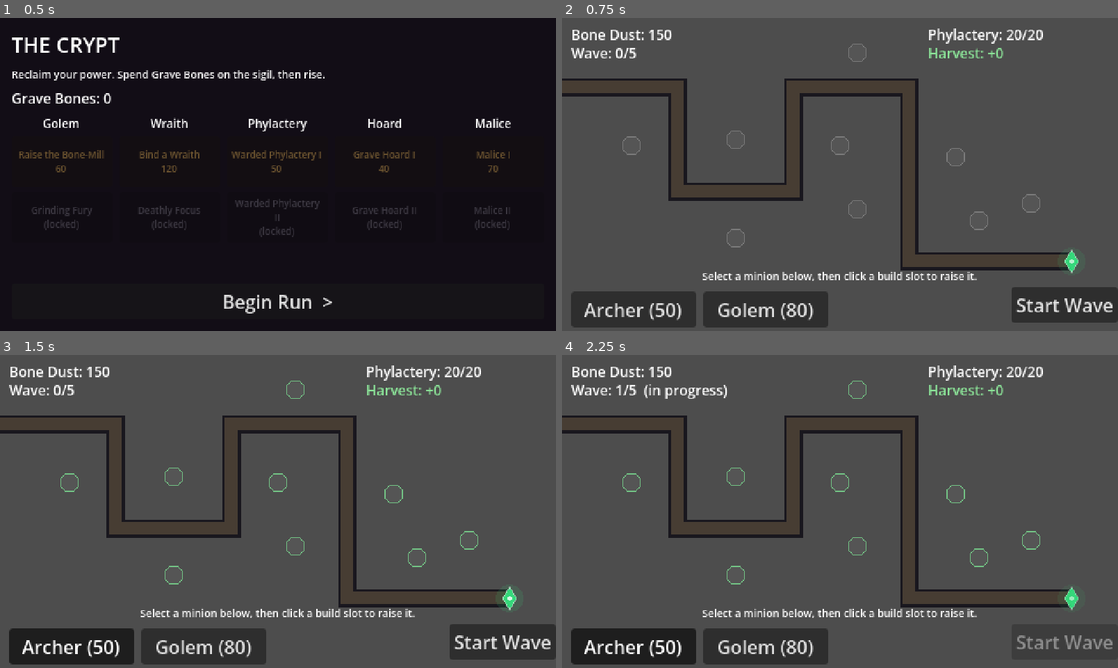
Above: before the commit, frames 1-4 (two rows, left to right).
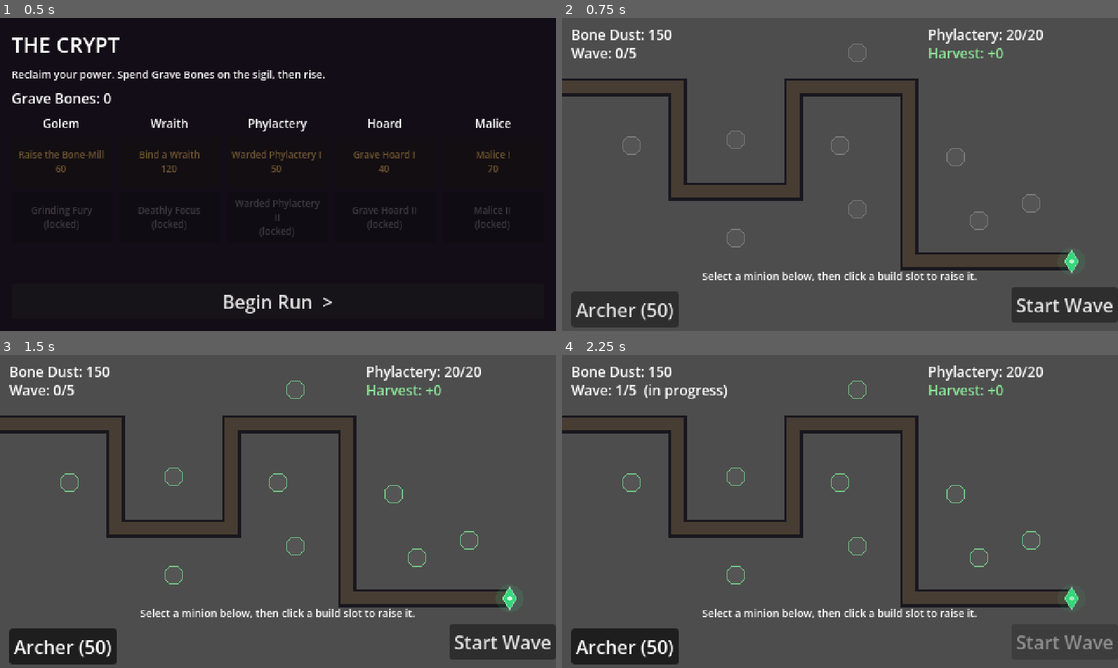
Above: after the commit, the same moments.

Repository: aschollwoeck/debonethemall
Game: Godot game, scene res://scenes/hub/hub.tscn
Two runs of this game, one before a commit and one after it. Both use one fixed random seed, a clock stepped at 60 frames per second and the inputs below.
Inputs:
- Up to frame 1 (0.5 s): no input
- Up to frame 2 (0.75 s): click "Begin Run >" at 0.5 s
- Up to frame 3 (1.5 s): click "Archer (50)" at 1.25 s
- Up to frame 4 (2.25 s): click "Start Wave" at 2 s

Frame 1 is identical in both runs. In frame 2, 3.4% of the frame differs, in the area x 2-48%, y 87-99%; in frame 3, 3.4%; in frame 4, 3.4%.

Commit message:
feat(content): Bound Wraith, Wraith enemy, and unlock gating (M1-F5)
New minion Bound Wraith (Necrotic) and enemy Wraith (Ethereal). Matrix tweak:
Pierce vs Ethereal 1.0->0.5, so all physical is x0.5 vs ethereal and only
Necrotic/Holy (x1.5) bites — the Wraith demands the right tool. Wraiths appear
in later waves.

Minion-unlock gating enforced: a run offers only minions the tree has unlocked
(start: Bone Archer only), via a MINION_REGISTRY (id->script) + cost-probe and a
dynamic HUD (set_minions). Removed hardcoded archer/golem buttons and HUD.ARCHER/
GOLEM consts.

Tests for the Ethereal counter rule and new minion/enemy stats (incl. damage
through the matrix on a live Wraith). 54 green.

Applies review nits: cost read once before queue_free, dropped dead HUD _selected
field, added CombatTypes.NECROTIC alias, and doc wording fixes (architecture
gating phrasing, CHANGELOG 'Pierce only', mechanics 'physical' -> 'but Necrotic').

Co-Authored-By: Claude Opus 4.8 (1M context) <noreply@anthropic.com>
Claude-Session: https://claude.ai/code/session_01P8fbTuTW77i57Wh6oPPauN

Diff:
--- a/scripts/combat/combat_types.gd
+++ b/scripts/combat/combat_types.gd
@@ -9,8 +9,11 @@
 	PIERCE,   ## Bone Archer — great vs. soft, rattles through bone
 	BLUNT,    ## Bone-Mill Golem — shatters bone, mediocre vs. soft
 	FIRE,     ## censer / mage burn (post-M0)
-	HOLY,     ## necrotic/relic (post-M0)
+	HOLY,     ## necrotic / relic — the anti-ethereal slot
 }
+
+## Alias: the necromancer's own damage is "Necrotic", which shares the HOLY matrix slot.
+const NECROTIC := Damage.HOLY
 
 enum Armor {
 	UNARMORED,   ## soft flesh — skeletal dog
@@ -26,7 +29,7 @@
 		Armor.UNARMORED: 1.5,
 		Armor.BONE: 0.5,
 		Armor.HEAVY: 0.5,
-		Armor.ETHEREAL: 1.0,
+		Armor.ETHEREAL: 0.5,   # physical rattles through a wraith — only Necrotic/Holy bites
 	},
 	Damage.BLUNT: {
 		Armor.UNARMORED: 1.0,
--- a/scripts/core/wave_manager.gd
+++ b/scripts/core/wave_manager.gd
@@ -12,18 +12,22 @@
 
 const GRUNT := preload("res://scripts/enemies/skeleton_grunt.gd")
 const DOG := preload("res://scripts/enemies/skeletal_dog.gd")
+const WRAITH := preload("res://scripts/enemies/wraith.gd")
 
 ## Each wave is a list of groups: {script, count, interval, delay}.
-## Mixed grunts (want Blunt) and dogs (want Pierce) so neither minion alone suffices.
+## Grunts want Blunt, dogs want Pierce, wraiths want Necrotic — no single minion answers all.
+## (Final difficulty tuning is the M1-F6 balance pass.)
 var _waves := [
 	[ {"script": GRUNT, "count": 5, "interval": 0.9, "delay": 0.0} ],
 	[ {"script": DOG, "count": 5, "interval": 0.6, "delay": 0.0} ],
 	[ {"script": GRUNT, "count": 6, "interval": 0.8, "delay": 0.0},
 	  {"script": DOG, "count": 3, "interval": 0.7, "delay": 3.0} ],
 	[ {"script": DOG, "count": 7, "interval": 0.45, "delay": 0.0},
-	  {"script": GRUNT, "count": 5, "interval": 0.9, "delay": 1.5} ],
+	  {"script": GRUNT, "count": 5, "interval": 0.9, "delay": 1.5},
+	  {"script": WRAITH, "count": 2, "interval": 1.5, "delay": 5.0} ],
 	[ {"script": GRUNT, "count": 10, "interval": 0.6, "delay": 0.0},
-	  {"script": DOG, "count": 8, "interval": 0.4, "delay": 2.0} ],
+	  {"script": DOG, "count": 8, "interval": 0.4, "delay": 2.0},
+	  {"script": WRAITH, "count": 4, "interval": 1.2, "delay": 4.0} ],
 ]
 
 var _path: PackedVector2Array
--- /dev/null
+++ b/scripts/enemies/wraith.gd
@@ -0,0 +1,50 @@
+extends Enemy
+## Wraith — ETHEREAL. Physical attacks (Pierce/Blunt) and Fire rattle through it (×0.5);
+## only Necrotic/Holy bites (×1.5). Forces the player to unlock the Bound Wraith — the
+## "the tree gave me the tool I needed" moment. Debones by fading: whole → tattered → wisp.
+
+const GHOST := Color("9be7a0")
+
+
+func _ready() -> void:
+	max_hp = 28.0
+	armor_type = CombatTypes.Armor.ETHEREAL
+	move_speed = 42.0
+	reward = 10
+	bones_harvest = 3            # worth more — it demands the right tool
+	leak_damage = 1
+	stage_thresholds = [0.66, 0.33]
+	stage_speed_mult = [1.0, 1.0, 1.0]
+	super._ready()
+
+
+func _draw() -> void:
+	# fades as it debones; hit-flash brightens
+	var alpha: float = [0.7, 0.5, 0.32][stage] if stage < 3 else 0.32
+	var col := GHOST.lerp(Color.WHITE, _hit_flash * 0.7)
+	col.a = alpha
+	match stage:
+		0:
+			_draw_shroud(col, 9.0, 6)
+		1:
+			_draw_shroud(col, 7.0, 4)
+		_:
+			# wisp: a small trailing smear
+			draw_circle(Vector2(0, -2), 2.5, col)
+			draw_line(Vector2(-3, 2), Vector2(2, 4), col, 1.0)
+	# glowing eyes (dim as it fades)
+	if stage < 2:
+		var eye := Color(GHOST.r, GHOST.g, GHOST.b, min(1.0, alpha + 0.3))
+		draw_circle(Vector2(-2, -3), 0.9, eye)
+		draw_circle(Vector2(2, -3), 0.9, eye)
+
+
+func _draw_shroud(col: Color, height: float, tails: int) -> void:
+	var pts := PackedVector2Array([Vector2(-5, 2), Vector2(-5, -height * 0.4), Vector2(0, -height),
+		Vector2(5, -height * 0.4), Vector2(5, 2)])
+	# tattered lower edge
+	for i in range(tails + 1):
+		var x := lerpf(5.0, -5.0, float(i) / tails)
+		var y := 2.0 + (3.0 if i % 2 == 0 else 0.0)
+		pts.append(Vector2(x, y))
+	draw_colored_polygon(pts, col)
--- a/scripts/main/main.gd
+++ b/scripts/main/main.gd
@@ -3,10 +3,15 @@
 ## and wave manager, handles minion placement/upgrades via clicks, and resolves win/lose.
 ## Entered from the Hub via "Begin Run"; returns there via "Return to Crypt".
 
-const ARCHER := preload("res://scripts/minions/bone_archer.gd")
-const GOLEM := preload("res://scripts/minions/bone_mill_golem.gd")
-
 const HUB_SCENE := "res://scenes/hub/hub.tscn"
+
+## Minion id → scene script + short display name. Which are *available* in a run is decided by
+## the meta skill tree (RunModifiers.unlocked_minions); cost is read from the instance (_ready).
+const MINION_REGISTRY := {
+	"archer": {"script": preload("res://scripts/minions/bone_archer.gd"), "name": "Archer"},
+	"golem": {"script": preload("res://scripts/minions/bone_mill_golem.gd"), "name": "Golem"},
+	"wraith": {"script": preload("res://scripts/minions/bound_wraith.gd"), "name": "Wraith"},
+}
 
 const SLOT_RADIUS := 8.0
 const SLOT_CLICK_RADIUS := 12.0
@@ -34,6 +39,7 @@
 ## Effects from the meta skill tree, applied at run start (GDD §7/§10).
 var _mods: RunModifiers
 var _damage_mult: float = 1.0
+var _minion_cost: Dictionary = {}   # id → cost, for available minions this run
 
 
 func _ready() -> void:
@@ -66,6 +72,8 @@
 	_hud.start_wave_pressed.connect(_on_start_wave)
 	_hud.return_to_hub_pressed.connect(_on_return_to_hub)
 
+	_populate_available_minions()
+
 	GameState.bone_dust_changed.connect(_on_dust_changed)
 	_on_dust_changed(GameState.bone_dust)
 	_on_life_changed(_phylactery.life, _phylactery.max_life)
@@ -74,6 +82,22 @@
 	queue_redraw()
 
 
+## Offers only the minions the meta tree has unlocked (GDD §7). Reads each minion's cost from
+## a probe instance (cost is set in _ready), keeping cost authoritative — no duplicated numbers.
+func _populate_available_minions() -> void:
+	var offered := []
+	for id in _mods.unlocked_minions:
+		if not MINION_REGISTRY.has(id):
+			continue
+		var probe: Minion = MINION_REGISTRY[id]["script"].new()
+		add_child(probe)          # _ready() sets the real cost
+		var cost := probe.cost
+		probe.queue_free()
+		_minion_cost[id] = cost
+		offered.append({"id": id, "name": MINION_REGISTRY[id]["name"], "cost": cost})
+	_hud.set_minions(offered)
+
+
 # ---------------------------------------------------------------- input / placement
 
 func _unhandled_input(event: InputEvent) -> void:
@@ -105,10 +129,10 @@
 
 
 func _try_place(idx: int) -> void:
-	if _selected_kind == "":
-		return
-	var script: Script = ARCHER if _selected_kind == HUD.ARCHER else GOLEM
-	var minion: Minion = script.new()
+	# Gating: only place a minion this run has actually unlocked (offered by the HUD).
+	if not _minion_cost.has(_selected_kind):
+		return
+	var minion: Minion = MINION_REGISTRY[_selected_kind]["script"].new()
 	# Subclasses set their stats (cost, damage, …) in _ready(), which fires synchronously on
 	# add_child — so cost/damage must be read and the buff applied AFTER mounting, not before.
 	add_child(minion)
@@ -214,7 +238,6 @@
 
 
 func _selected_affordable() -> bool:
-	if _selected_kind == "":
+	if not _minion_cost.has(_selected_kind):
 		return false
-	var cost := 50 if _selected_kind == HUD.ARCHER else 80
-	return GameState.can_afford(cost)
+	return GameState.can_afford(_minion_cost[_selected_kind])
--- /dev/null
+++ b/scripts/minions/bound_wraith.gd
@@ -0,0 +1,43 @@
+extends Minion
+## Bound Wraith — Necrotic, single-target, medium range/rate. The answer to ethereal foes:
+## physical minions rattle through wraiths, but necrotic bolts tear them apart.
+## Unlocked via the meta skill tree (not available on a fresh save).
+
+const BONE := Color("d8d2c4")
+const NECRO := Color("9be7a0")   # sickly necrotic green
+const DARK := Color("161022")
+
+
+func _ready() -> void:
+	display_name = "Bound Wraith"
+	damage = 11.0
+	damage_type = CombatTypes.NECROTIC   # necrotic == the HOLY matrix slot
+	attack_rate = 1.2
+	attack_range = 76.0
+	cost = 70
+	upgrade_cost = 75
+	projectile_color = NECRO
+
+
+func _attack(target: Enemy) -> void:
+	var bolt := Projectile.new()
+	bolt.setup(target, damage, damage_type, projectile_color)
+	bolt.global_position = global_position
+	get_parent().add_child(bolt)
+
+
+func _draw_body() -> void:
+	# pedestal
+	draw_rect(Rect2(-5, 4, 10, 3), DARK)
+	# spectral shroud (a rounded hood tapering to wisps)
+	var shroud := PackedVector2Array([
+		Vector2(-5, 4), Vector2(-5, -4), Vector2(0, -9), Vector2(5, -4), Vector2(5, 4),
+		Vector2(3, 2), Vector2(1, 5), Vector2(-1, 2), Vector2(-3, 5),
+	])
+	draw_colored_polygon(shroud, Color(NECRO.r, NECRO.g, NECRO.b, 0.35))
+	draw_polyline(shroud, NECRO, 1.0)
+	# glowing eyes
+	draw_circle(Vector2(-1.6, -4), 0.9, NECRO)
+	draw_circle(Vector2(1.6, -4), 0.9, NECRO)
+	# bound soul orb
+	draw_circle(Vector2(0, 0), 1.6, Color(1, 1, 1, 0.85))
--- a/scripts/ui/hud.gd
+++ b/scripts/ui/hud.gd
@@ -8,8 +8,6 @@
 signal start_wave_pressed
 signal return_to_hub_pressed
 
-const ARCHER := "archer"
-const GOLEM := "golem"
 const PANEL_BG := Color(0.10, 0.08, 0.12, 0.92)
 
 var _dust_label: Label
@@ -17,13 +15,11 @@
 var _wave_label: Label
 var _harvest_label: Label
 var _hint_label: Label
-var _archer_btn: Button
-var _golem_btn: Button
+var _minion_btns: Array[Button] = []
+var _minion_ids: Array[String] = []
 var _start_btn: Button
 var _end_panel: PanelContainer
 var _end_label: Label
-
-var _selected: String = ""
 
 
 func _ready() -> void:
@@ -39,14 +35,7 @@
 	_harvest_label = _make_label(Vector2(316, 22), "Harvest: +0")
 	_harvest_label.add_theme_color_override("font_color", Color(0.55, 0.9, 0.6))
 
-	# ---- minion select (bottom-left) ----
-	_archer_btn = _make_button(Vector2(8, 236), Vector2(108, 22), "Archer (50)")
-	_archer_btn.toggle_mode = true
-	_archer_btn.pressed.connect(func(): _select(ARCHER))
-
-	_golem_btn = _make_button(Vector2(122, 236), Vector2(108, 22), "Golem (80)")
-	_golem_btn.toggle_mode = true
-	_golem_btn.pressed.connect(func(): _select(GOLEM))
+	# ---- minion select (bottom-left) — populated by set_minions() per unlocks ----
 
 	# ---- start wave (bottom-right) ----
 	_start_btn = _make_button(Vector2(388, 232), Vector2(84, 26), "Start Wave")
@@ -116,15 +105,29 @@
 
 
 func _select(kind: String) -> void:
-	_selected = kind
-	_archer_btn.button_pressed = kind == ARCHER
-	_golem_btn.button_pressed = kind == GOLEM
-	_archer_btn.toggle_mode = true
-	_golem_btn.toggle_mode = true
+	for i in _minion_btns.size():
+		_minion_btns[i].button_pressed = _minion_ids[i] == kind
 	minion_selected.emit(kind)
 
 
 # ---- public update API (called by Main) ----
+
+## Builds the minion-select buttons from the run's available minions.
+## Each entry: {"id": String, "name": String, "cost": int}.
+func set_minions(minions: Array) -> void:
+	for b in _minion_btns:
+		b.queue_free()
+	_minion_btns.clear()
+	_minion_ids.clear()
+	var x := 8
+	for m in minions:
+		var id: String = m["id"]
+		var btn := _make_button(Vector2(x, 236), Vector2(92, 22), "%s (%d)" % [m["name"], m["cost"]])
+		btn.toggle_mode = true
+		btn.pressed.connect(_select.bind(id))
+		_minion_btns.append(btn)
+		_minion_ids.append(id)
+		x += 96
 
 func set_dust(amount: int) -> void:
 	_dust_label.text = "Bone Dust: %d" % amount
@@ -144,9 +147,8 @@
 
 
 func clear_selection() -> void:
-	_selected = ""
-	_archer_btn.button_pressed = false
-	_golem_btn.button_pressed = false
+	for b in _minion_btns:
+		b.button_pressed = false
 
 
 func show_end(won: bool, banked_bones: int) -> void:
--- a/tests/unit/test_combat_types.gd
+++ b/tests/unit/test_combat_types.gd
@@ -20,6 +20,14 @@
 	assert_eq(CombatTypes.multiplier(CombatTypes.Damage.HOLY, CombatTypes.Armor.ETHEREAL), 1.5)
 
 
+func test_ethereal_resists_all_physical_only_necrotic_bites() -> void:
+	# The Wraith's whole identity: Pierce/Blunt/Fire all rattle through (×0.5); only Necrotic/Holy works.
+	assert_eq(CombatTypes.multiplier(CombatTypes.Damage.PIERCE, CombatTypes.Armor.ETHEREAL), 0.5)
+	assert_eq(CombatTypes.multiplier(CombatTypes.Damage.BLUNT, CombatTypes.Armor.ETHEREAL), 0.5)
+	assert_eq(CombatTypes.multiplier(CombatTypes.Damage.FIRE, CombatTypes.Armor.ETHEREAL), 0.5)
+	assert_eq(CombatTypes.multiplier(CombatTypes.Damage.HOLY, CombatTypes.Armor.ETHEREAL), 1.5)
+
+
 func test_resolve_damage_applies_multiplier() -> void:
 	# 10 blunt into bone → ×1.5 = 15
 	assert_eq(CombatTypes.resolve_damage(10.0, CombatTypes.Damage.BLUNT, CombatTypes.Armor.BONE), 15.0)
--- /dev/null
+++ b/tests/unit/test_enemy_stats.gd
@@ -0,0 +1,40 @@
+extends GutTest
+## Enemy armor types and the counter matrix applied through a real enemy's take_damage — the
+## core "which minion answers which enemy" contract, especially the Wraith's Necrotic demand.
+
+const GRUNT := preload("res://scripts/enemies/skeleton_grunt.gd")
+const DOG := preload("res://scripts/enemies/skeletal_dog.gd")
+const WRAITH := preload("res://scripts/enemies/wraith.gd")
+
+
+func test_armor_types() -> void:
+	var g: Enemy = GRUNT.new()
+	add_child_autofree(g)
+	assert_eq(g.armor_type, CombatTypes.Armor.BONE)
+
+	var d: Enemy = DOG.new()
+	add_child_autofree(d)
+	assert_eq(d.armor_type, CombatTypes.Armor.UNARMORED)
+
+	var w: Enemy = WRAITH.new()
+	add_child_autofree(w)
+	assert_eq(w.armor_type, CombatTypes.Armor.ETHEREAL)
+
+
+func test_wraith_shrugs_off_pierce_but_takes_necrotic() -> void:
+	var w: Enemy = WRAITH.new()
+	add_child_autofree(w)
+	var hp0: float = w.hp
+	w.take_damage(10.0, CombatTypes.Damage.PIERCE)   # ×0.5 → 5
+	assert_almost_eq(w.hp, hp0 - 5.0, 0.01, "pierce rattles through (half damage)")
+	var hp1: float = w.hp
+	w.take_damage(10.0, CombatTypes.Damage.HOLY)     # ×1.5 → 15
+	assert_almost_eq(w.hp, hp1 - 15.0, 0.01, "necrotic tears it apart (1.5×)")
+
+
+func test_grunt_weak_to_blunt_resists_pierce() -> void:
+	var g: Enemy = GRUNT.new()
+	add_child_autofree(g)
+	var hp0: float = g.hp
+	g.take_damage(10.0, CombatTypes.Damage.BLUNT)    # ×1.5 → 15
+	assert_almost_eq(g.hp, hp0 - 15.0, 0.01)
--- a/tests/unit/test_minion_stats.gd
+++ b/tests/unit/test_minion_stats.gd
@@ -6,6 +6,7 @@
 
 const ARCHER := preload("res://scripts/minions/bone_archer.gd")
 const GOLEM := preload("res://scripts/minions/bone_mill_golem.gd")
+const WRAITH := preload("res://scripts/minions/bound_wraith.gd")
 
 
 func test_stats_are_set_by_ready_not_by_new() -> void:
@@ -31,3 +32,10 @@
 	add_child_autofree(g)
 	g.damage *= 1.1
 	assert_almost_eq(g.damage, 15.4, 0.001)
+
+
+func test_bound_wraith_deals_necrotic() -> void:
+	var w: Minion = WRAITH.new()
+	add_child_autofree(w)
+	assert_eq(w.cost, 70)
+	assert_eq(w.damage_type, CombatTypes.Damage.HOLY, "Bound Wraith deals Necrotic/Holy")
Not shown, added: scripts/enemies/wraith.gd.uid
Not shown, added: scripts/minions/bound_wraith.gd.uid
Not shown, added: tests/unit/test_enemy_stats.gd.uid
Not shown, changed: CHANGELOG.md
Not shown, changed: docs/architecture.md
Not shown, changed: docs/mechanics.md
